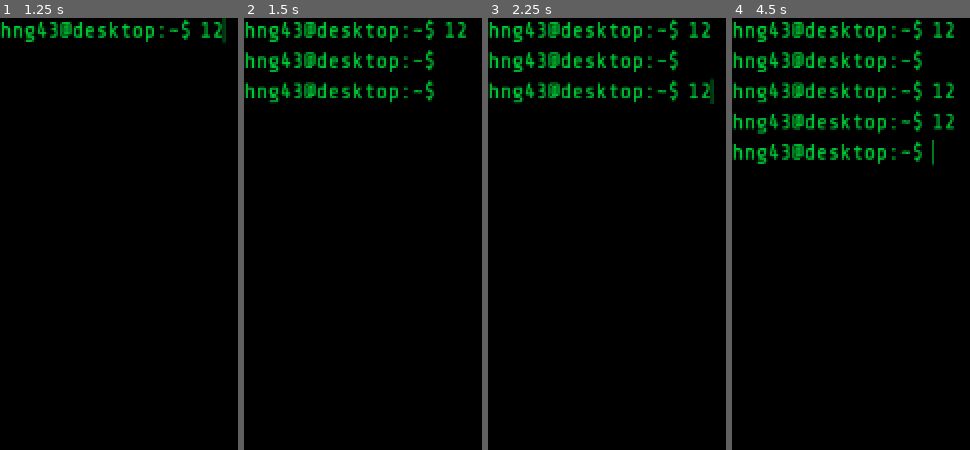
Above: before the commit, frames 1-4 (left to right).
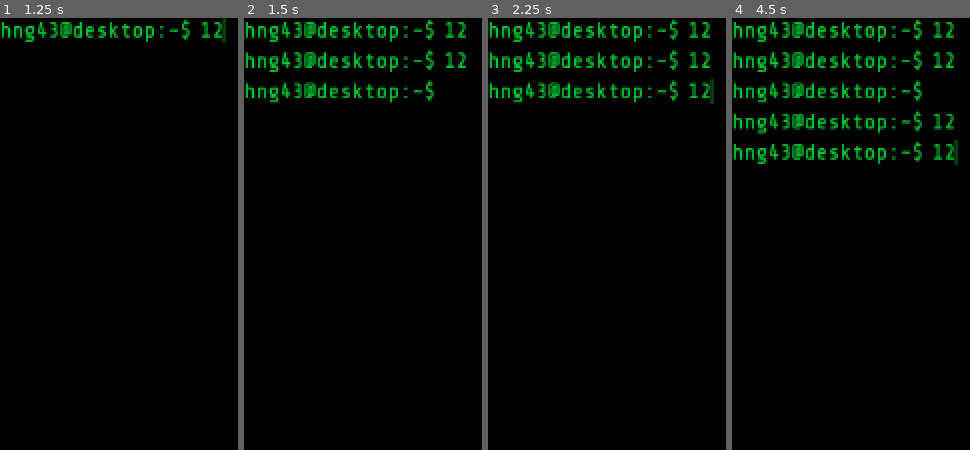
Above: after the commit, the same moments.

Repository: AlejandroCiuba/Terminal-Game
Game: Godot game, scene res://scenes/main.tscn
Same seed, same stepped clock (60 frames per second), same inputs: the game is played once before the commit and once after it.
Inputs (mouse positions are in pixels of both pictures, inside the frame that each line leads up to):
- Up to frame 1 (1.25 s): click (outside the picture) at 0.52 s; type "12" at 0.6 s
- Up to frame 2 (1.5 s): tap Enter (new_line) at 1.25, 1.35 s; hold Up (ui_text_caret_up) from 1.28 s (still down)
- Up to frame 3 (2.25 s): release Up (ui_text_caret_up) at 2 s; click (outside the picture) at 2.02 s; type "12" at 2.1 s
- Up to frame 4 (4.5 s): tap Space at 2.75 s; hold Down (ui_text_caret_down) 2.78-3.5 s; tap Enter (new_line) at 2.85, 4.25 s; click (outside the picture) at 3.52 s; type "12" at 3.6 s; hold Up (ui_text_caret_up) from 4.28 s (still down); hold Ctrl from 4.28 s (still down)

Frame 1 is identical in both runs. In frame 2, 0.2% of the frame differs, in the area x 84-94%, y 7-12%; in frame 3, 0.2%; in frame 4, 0.7%, in the area x 84-95%, y 7-35%.

Commit message:
Updated Terminal and added command history

Diff:
--- a/data/files.json
+++ b/data/files.json
@@ -2,7 +2,7 @@
 	{
 		"name": "hello_world.txt",
 		"contents": "Hello,\nThis is my first text file in this system!",
-		"permission": 0,
+		"permission": 2,
 		"parent": "documents",
 		"password": "12345",
 	},
--- a/data/folders.json
+++ b/data/folders.json
@@ -5,7 +5,7 @@
 			"documents",
 			"pictures",
 		],
-		"permission": 0,
+		"permission": 1,
 		"parent": "ROOT",
 		"password": "12345",
 	},
@@ -13,7 +13,7 @@
 		"name": "documents",
 		"contents": [
 		],
-		"permission": 1,
+		"permission": 2,
 		"parent": "~",
 		"password": "12345",
 	},
@@ -21,7 +21,7 @@
 		"name": "work-files",
 		"contents": [
 		],
-		"permission": 1,
+		"permission": 2,
 		"parent": "documents",
 		"password": "12345",
 	},
@@ -29,7 +29,7 @@
 		"name": "pictures",
 		"contents": [
 		],
-		"permission": 1,
+		"permission": 2,
 		"parent": "~",
 		"password": "12345",
 	},
--- a/globals/directory.gd
+++ b/globals/directory.gd
@@ -8,6 +8,7 @@
 	var contents = null
 	var password: String
 
+	@warning_ignore("shadowed_variable")
 	func _init(itemname: String, contents, permission: Permission, parent: String, password: String) -> void:
 
 		self.itemname = itemname
@@ -20,21 +21,21 @@
 		return ""
 
 	func trace() -> PackedStringArray:
-
-		var trace: PackedStringArray = PackedStringArray([self.itemname])
+		var trc: PackedStringArray = PackedStringArray([self.itemname])
 		if self.parent != "ROOT":
 			var curr: DirectoryItem = Directory.table[self.parent]
 			while curr != null:
-				trace.append(curr.itemname)
+				trc.append(curr.itemname)
 				curr = Directory.table[curr.parent]
 
-		return trace
+		return trc
 
 
 class Folder extends DirectoryItem:
 
-	#var contents: PackedStringArray
-
+	#var _contents: PackedStringArray
+
+	@warning_ignore("shadowed_variable_base_class")
 	func _init(dirname: String, contents: PackedStringArray, permission: Permission, parent: String, password: String) -> void:
 		super._init(dirname, contents, permission, parent, password)
 
@@ -44,8 +45,9 @@
 
 class File extends DirectoryItem:
 
-	#var contents: String
-
+	#var _contents: String
+
+	@warning_ignore("shadowed_variable_base_class")
 	func _init(filename: String, contents: String, permission: Permission, parent: String, password: String) -> void:
 		super._init(filename, contents, permission, parent, password)
 
@@ -66,7 +68,7 @@
 var home: Folder  # The root folder
 
 var pseudo_root: Folder  # A fake folder whose child is the root folder (but root's parent is null); makes tracing easier
-var failure: DirectoryItem = DirectoryItem.new("NO_ACCESS", null, 2, "", "")  # Returned if the operation is incomplete due to permissions
+var failure: DirectoryItem = DirectoryItem.new("NO_ACCESS", null, Permission.NO_ACCESS, "", "")  # Returned if the operation is incomplete due to permissions
 
 
 func create_directory():
@@ -87,7 +89,7 @@
 		elif folder["parent"] == "ROOT" and table.has(folder["name"]):
 			current = table[folder["name"]]
 			home = current
-			pseudo_root = Folder.new("PSEUDO", [folder["name"]], 0, "", "")
+			pseudo_root = Folder.new("PSEUDO", [folder["name"]], Permission.READ, "", "")
 
 	var fs = JSON.parse_string(files.get_as_text())
 
@@ -153,13 +155,13 @@
 					start = table[start.parent]
 				else:
 					return false
-			var name:
-				if name in start.contents:
-					if table[name] is Folder:
-						start = table[name]
-					elif table[name] is File:
-						if path[-1] == name and path_pos == len(path) - 1:  # Final elemnt in the path can be a file
-							start = table[name]
+			var folder_name:
+				if folder_name in start.contents:
+					if table[folder_name] is Folder:
+						start = table[folder_name]
+					elif table[folder_name] is File:
+						if path[-1] == folder_name and path_pos == len(path) - 1:  # Final elemnt in the path can be a file
+							start = table[folder_name]
 						else:
 							return false
 				else:
@@ -189,17 +191,17 @@
 					start = table[start.parent]
 				else:
 					return null
-			var name:
-				if name in start.contents:
-
-					if table[name].permission == Permission.NO_ACCESS:
+			var folder_name:
+				if folder_name in start.contents:
+
+					if table[folder_name].permission == Permission.NO_ACCESS:
 						return failure
 
-					if table[name] is Folder:
-						start = table[name]
-					elif table[name] is File:
-						if path[-1] == name and path_pos == len(path) - 1:  # Final elemnt in the path can be a file
-							start = table[name]
+					if table[folder_name] is Folder:
+						start = table[folder_name]
+					elif table[folder_name] is File:
+						if path[-1] == folder_name and path_pos == len(path) - 1:  # Final elemnt in the path can be a file
+							start = table[folder_name]
 						else:
 							return null
 				else:
@@ -237,17 +239,17 @@
 					start = table[start.parent]
 				else:
 					return null
-			var name:
-				if name in start.contents:
-
-					if table[name].permission == Permission.NO_ACCESS and path_pos < len(path) - 1:
+			var folder_name:
+				if folder_name in start.contents:
+
+					if table[folder_name].permission == Permission.NO_ACCESS and path_pos < len(path) - 1:
 						return failure
 
-					if table[name] is Folder:
-						start = table[name]
-					elif table[name] is File:
-						if path[-1] == name and path_pos == len(path) - 1:  # Final elemnt in the path can be a file
-							start = table[name]
+					if table[folder_name] is Folder:
+						start = table[folder_name]
+					elif table[folder_name] is File:
+						if path[-1] == folder_name and path_pos == len(path) - 1:  # Final elemnt in the path can be a file
+							start = table[folder_name]
 						else:
 							return null
 				else:
--- a/programs/nano.gd
+++ b/programs/nano.gd
@@ -11,7 +11,7 @@
 	entered.emit()
 
 
-func _process(delta: float) -> void:
+func _process(_delta: float) -> void:
 
 	if Input.is_key_pressed(KEY_CTRL):
 		%Editor.release_focus()
--- a/programs/password.gd
+++ b/programs/password.gd
@@ -3,8 +3,7 @@
 signal password(pwd: String)
 
 
-func _process(delta: float) -> void:
-
+func _process(_delta: float) -> void:
 	if Input.is_action_just_pressed("new_line"):
 		password.emit(%Password.text)
 		exited.emit()
--- a/programs/password.tscn
+++ b/programs/password.tscn
@@ -23,3 +23,4 @@
 size_flags_horizontal = 3
 theme = ExtResource("1_58g8s")
 expand_to_text_length = true
+secret = true
--- a/programs/program.gd
+++ b/programs/program.gd
@@ -1,5 +1,7 @@
 extends Node
 class_name Program
 
+@warning_ignore("unused_signal")
 signal entered
+@warning_ignore("unused_signal")
 signal exited
--- a/programs/terminal.gd
+++ b/programs/terminal.gd
@@ -2,6 +2,15 @@
 # Programs are packedscenes and inherit from Program
 # Each command is designed to be self-contained
 # Directory simulation is separate from the Terminal UI
+var can_rapid_scroll: bool = false
+var rapid_scroll_wait: float = 1.0
+var rapid_scroll_press: float = 0.0
+
+var cmd_hst: PackedStringArray = PackedStringArray([""])
+var hstind: int = 0
+
+var curr: Node = null
+var program: Node = null
 
 @export var line: PackedScene
 
@@ -13,26 +22,25 @@
 @export var path: String = "~"
 @export var postfix: String = "$"
 
+@warning_ignore("unused_signal")
 signal on_enter
 
-var curr: Node = null
-var program: Node = null
-
-
-func _on_enter_program(inline: bool = false):
-
+
+func get_cmdline() -> LineEdit:
+	return curr.get_child(1)
+
+
+func enter_program(inline: bool = false):
 	if inline:
 		%Lines.add_child(program)
 	else:
 		%Lines.visible = false
 		self.add_child(program)
-
 	program.exited.connect(_on_exit_subprogram)
 	self.set_process(false)
 
 
 func _on_exit_subprogram():
-
 	%Lines.visible = true
 	set_process(true)
 	set_focus()
@@ -51,10 +59,8 @@
 
 
 func newline():
-
 	if curr != null:
 		curr.get_child(1).editable = false
-
 	curr = line.instantiate()
 	%Lines.add_child(curr)
 
@@ -64,9 +70,9 @@
 	header()
 
 
-func writeline(text: String, header: bool = false):
+func writeline(text: String, hdr: bool = false):
 	newline()
-	if header:
+	if hdr:
 		header()
 	curr.get_child(1).text = text
 
@@ -91,12 +97,14 @@
 				ls("", args)
 			else:
 				ls(args, "")
-		["ls", var path, var args]:
-			ls(path, args)
-		["cd", var path]:
-			cd(path)
-		["cat", var path]:
-			cat(path)
+		["ls", var pth, var args]:
+			ls(pth, args)
+		["cd", var pth]:
+			cd(pth)
+		["cd"]:
+			cd("~")
+		["cat", var pth]:
+			cat(pth)
 		["echo", ..]:
 			echo(input)
 		["mkdir", var args]:
@@ -112,7 +120,6 @@
 
 
 func clear():
-
 	curr = null
 	for child in %Lines.get_children():
 		child.free()
@@ -121,7 +128,7 @@
 func chmod(file: String, perms: String):
 
 	program = password_program.instantiate()
-	_on_enter_program(true)
+	enter_program(true)
 	var pwd: String = await program.password
 
 	var num_perm: int = 0
@@ -170,7 +177,7 @@
 	program = write_program.instantiate()
 	program.file = node
 
-	_on_enter_program()
+	enter_program()
 
 
 func touch(args: String):
@@ -206,8 +213,8 @@
 
 
 func echo(text: Array):
-	var line: String = " ".join(PackedStringArray(text.slice(1)))
-	writeline(line)
+	var ln: String = " ".join(PackedStringArray(text.slice(1)))
+	writeline(ln)
 
 
 func cat(dirpath: String):
@@ -230,8 +237,8 @@
 	var contents: PackedStringArray = node.contents.split("\n")
 	print_debug(contents)
 
-	for line in contents:
-		writeline(line)
+	for ln in contents:
+		writeline(ln)
 
 
 func cd(dirpath: String):
@@ -304,12 +311,33 @@
 	set_focus()
 
 
+func _input(event: InputEvent) -> void:
+	if event.is_action_pressed("ui_text_caret_up") or (event.is_action("ui_text_caret_up") and can_rapid_scroll):
+		hstind = (hstind - 1) % len(cmd_hst)
+		get_cmdline().text = cmd_hst[hstind]
+		get_cmdline().caret_column = get_cmdline().text.length()
+		get_viewport().set_input_as_handled()
+	elif event.is_action_pressed("ui_text_caret_down") or (event.is_action("ui_text_caret_down") and can_rapid_scroll):
+		hstind = (hstind + 1) % len(cmd_hst)
+		get_cmdline().text = cmd_hst[hstind]
+		get_cmdline().caret_column = get_cmdline().text.length()
+		get_viewport().set_input_as_handled()
+
+
+# _process over _input for set_focus()
 func _process(delta: float) -> void:
 
+	if Input.is_action_pressed("ui_text_caret_up") or Input.is_action_pressed("ui_text_caret_down"):
+		rapid_scroll_press += delta
+	elif Input.is_action_just_released("ui_text_caret_up") or Input.is_action_just_released("ui_text_caret_up"):
+		can_rapid_scroll = false
+		rapid_scroll_press = 0
+	if rapid_scroll_press >= rapid_scroll_wait:
+		can_rapid_scroll = true
+
 	if Input.is_action_just_pressed("new_line"):
-
+		cmd_hst.append(curr.get_child(1).text)
 		var text = Array(curr.get_child(1).text.split(" "))
-
 		await process_command(text)
 		newline_with_header()
 		set_focus()
